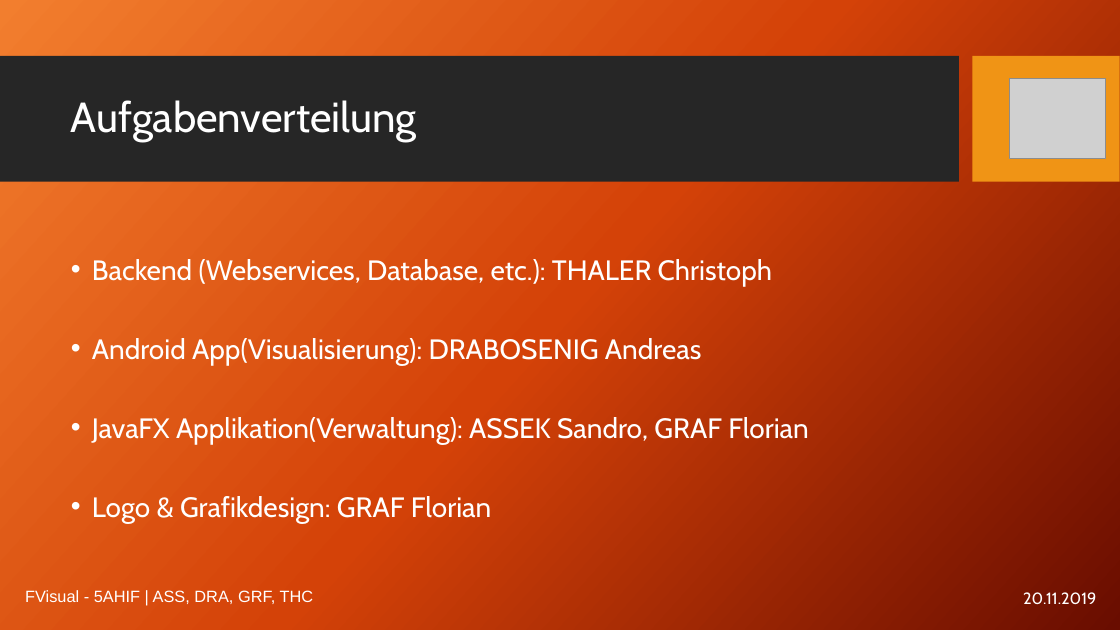
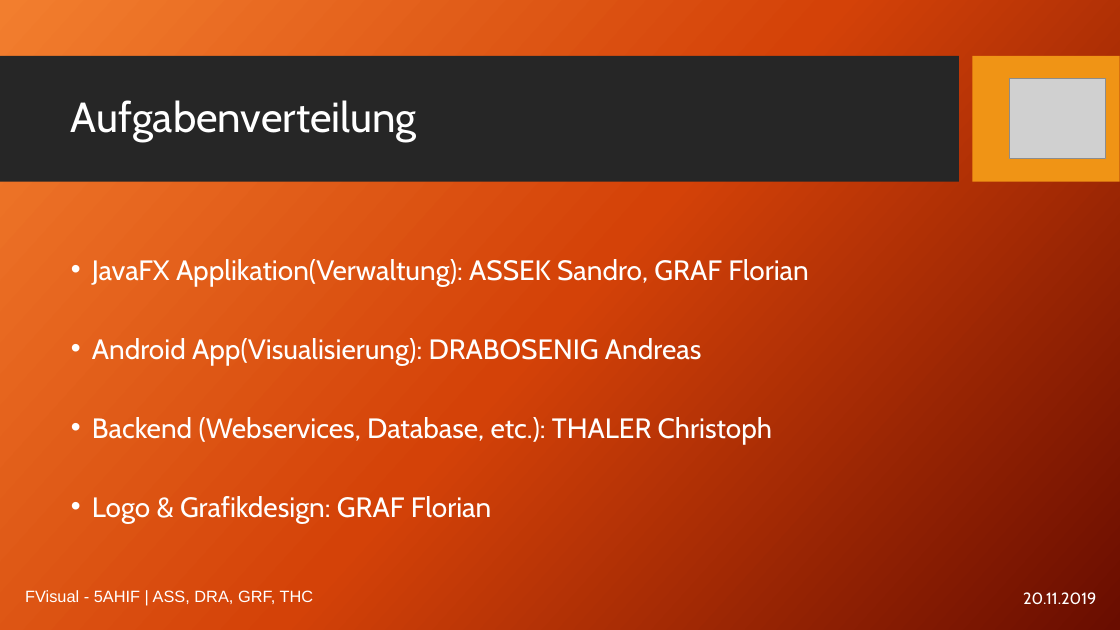
Before and after one commit to htl-thalerc/FVisual, a slide deck: slide 4 of FVisual_Documentation/Präsentationen/FVisual Zwischenpräsentation_1_POS_DBI.pptx. Drawn at 1120x630 pixels with LibreOffice and Linux fonts; fonts in the diff are those of the drawing; grey boxes stand for pictures; background and template pictures are left out. Boxes give left, top, right and bottom in pixels: in the first picture for what was removed or moved away, otherwise in the second. Text is boxed around its words. In the diff, an @@ line names an element or a change of style, - is before the commit and + after.

```diff
--- a/FVisual_Documentation/Präsentationen/FVisual Zwischenpräsentation_1_POS_DBI.pptx
+++ b/FVisual_Documentation/Präsentationen/FVisual Zwischenpräsentation_1_POS_DBI.pptx
@@ text at [92,259,809,365]: paragraphs added @@
+• JavaFX Applikation(Verwaltung): ASSEK Sandro, GRAF Florian
+• Android App(Visualisierung): DRABOSENIG Andreas
@@ text at [92,338,809,444]: paragraphs removed @@
-• Android App(Visualisierung): DRABOSENIG Andreas
-• JavaFX Applikation(Verwaltung): ASSEK Sandro, GRAF Florian
```
Also in this commit, not shown: 4 other slides changed, 1 other file.
